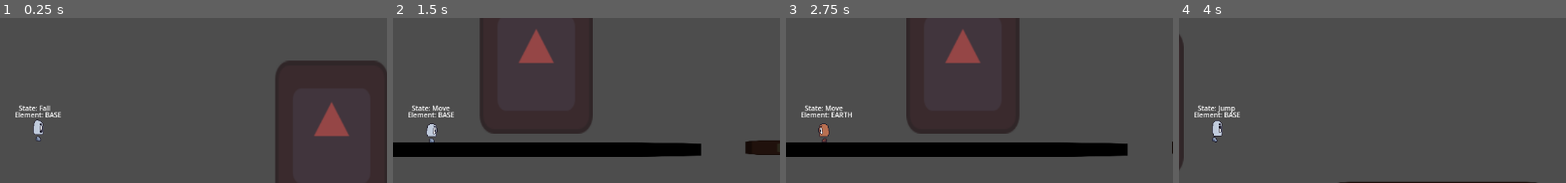
Above: before the commit, frames 1-4 (left to right).
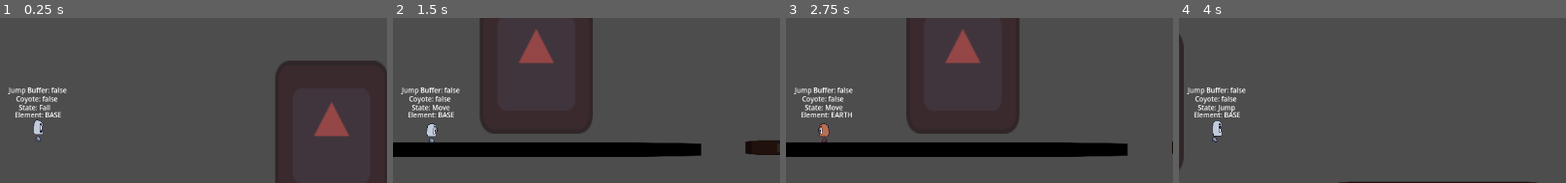
Above: after the commit, the same moments.

Repository: tkm3d1a/Piratesoftware_gamejam15
Game: Godot game, scene res://scenes/levels/proto_level.tscn
The game is run twice, just before and just after one commit, with the same random seed, the same clock (stepped at 60 frames per second) and the same inputs. The engine's default icon, where the game draws it, is replaced by a stand-in: a white triangle on a blue panel in a dark square.
Inputs:
- Up to frame 1 (0.25 s): no input
- Up to frame 2 (1.5 s): hold D (move_right) from 0.53 s (still down); tap Space (jump) at 0.6, 0.77, 1.07 s; tap S (transform_base) at 1.35 s
- Up to frame 3 (2.75 s): tap Space (jump) at 1.52, 1.55, 1.82, 2.3 s; release D (move_right) at 2.03 s; hold A (move_left) from 2.03 s (still down); hold Q (transform_earth) from 2.03 s (still down)
- Up to frame 4 (4 s): release A (move_left) at 2.78 s; release Q (transform_earth) at 2.78 s; hold D (move_right) from 2.78 s (still down); tap Space (jump) at 2.85, 3.02, 3.32, 3.77, 3.8 s; hold S (transform_base) from 3.53 s (still down)
The pictures show only the part of the screen within x 45-95%, y 28-78%; the shares and areas given below are measured in that part.

The runs differ from the first frame. In frame 1, 0.7% of the frame differs, in the area x 2-18%, y 42-57%; in frame 2, 0.8%; in frame 3, 0.8%; in frame 4, 0.7%.

Commit message:
Added Coyote Timer

Diff:
--- a/scenes/characters/player/player.tscn
+++ b/scenes/characters/player/player.tscn
@@ -12,6 +12,21 @@
 [sub_resource type="RectangleShape2D" id="RectangleShape2D_her8j"]
 size = Vector2(18, 29)
 
+[sub_resource type="Animation" id="Animation_l6ll7"]
+length = 0.001
+tracks/0/type = "value"
+tracks/0/imported = false
+tracks/0/enabled = true
+tracks/0/path = NodePath("Sprite2D:frame")
+tracks/0/interp = 1
+tracks/0/loop_wrap = true
+tracks/0/keys = {
+"times": PackedFloat32Array(0),
+"transitions": PackedFloat32Array(1),
+"update": 1,
+"values": [8]
+}
+
 [sub_resource type="Animation" id="Animation_7eaxf"]
 resource_name = "fall"
 length = 0.10001
@@ -66,6 +81,24 @@
 
 [sub_resource type="Animation" id="Animation_u57uv"]
 resource_name = "move"
+
+[sub_resource type="Animation" id="Animation_jabcs"]
+resource_name = "run"
+length = 0.380957
+loop_mode = 1
+step = 0.047619
+tracks/0/type = "value"
+tracks/0/imported = false
+tracks/0/enabled = true
+tracks/0/path = NodePath("Sprite2D:frame")
+tracks/0/interp = 1
+tracks/0/loop_wrap = true
+tracks/0/keys = {
+"times": PackedFloat32Array(0, 0.047619, 0.0952381, 0.142857, 0.190476, 0.238095, 0.285714, 0.333333),
+"transitions": PackedFloat32Array(1, 1, 1, 1, 1, 1, 1, 1),
+"update": 1,
+"values": [9, 10, 11, 12, 13, 14, 15, 16]
+}
 
 [sub_resource type="Animation" id="Animation_b2g7q"]
 resource_name = "transform_earth"
@@ -80,39 +113,6 @@
 
 [sub_resource type="Animation" id="Animation_2j10c"]
 resource_name = "transform_wind"
-
-[sub_resource type="Animation" id="Animation_jabcs"]
-resource_name = "run"
-length = 0.380957
-loop_mode = 1
-step = 0.047619
-tracks/0/type = "value"
-tracks/0/imported = false
-tracks/0/enabled = true
-tracks/0/path = NodePath("Sprite2D:frame")
-tracks/0/interp = 1
-tracks/0/loop_wrap = true
-tracks/0/keys = {
-"times": PackedFloat32Array(0, 0.047619, 0.0952381, 0.142857, 0.190476, 0.238095, 0.285714, 0.333333),
-"transitions": PackedFloat32Array(1, 1, 1, 1, 1, 1, 1, 1),
-"update": 1,
-"values": [9, 10, 11, 12, 13, 14, 15, 16]
-}
-
-[sub_resource type="Animation" id="Animation_l6ll7"]
-length = 0.001
-tracks/0/type = "value"
-tracks/0/imported = false
-tracks/0/enabled = true
-tracks/0/path = NodePath("Sprite2D:frame")
-tracks/0/interp = 1
-tracks/0/loop_wrap = true
-tracks/0/keys = {
-"times": PackedFloat32Array(0),
-"transitions": PackedFloat32Array(1),
-"update": 1,
-"values": [8]
-}
 
 [sub_resource type="AnimationLibrary" id="AnimationLibrary_e66e3"]
 _data = {
@@ -182,13 +182,7 @@
 
 [node name="Camera2D" type="Camera2D" parent="."]
 
-[node name="DEBUG_state" type="Label" parent="."]
-offset_left = -29.0
-offset_top = -59.0
-offset_right = 25.0
-offset_bottom = -36.0
-theme_override_font_sizes/font_size = 10
-text = "State: <<>>"
+[node name="CoyoteTimer" type="Timer" parent="."]
 
 [node name="DEBUG_transform" type="Label" parent="."]
 offset_left = -35.0
@@ -197,3 +191,27 @@
 offset_bottom = -26.0
 theme_override_font_sizes/font_size = 10
 text = "Element: <<>>"
+
+[node name="DEBUG_state" type="Label" parent="."]
+offset_left = -29.0
+offset_top = -60.0
+offset_right = 25.0
+offset_bottom = -37.0
+theme_override_font_sizes/font_size = 10
+text = "State: <<>>"
+
+[node name="DEBUG_coyote" type="Label" parent="."]
+offset_left = -33.0
+offset_top = -73.0
+offset_right = 29.0
+offset_bottom = -50.0
+theme_override_font_sizes/font_size = 10
+text = "Coyote: <<>>"
+
+[node name="DEBUG_jump_buffer" type="Label" parent="."]
+offset_left = -44.0
+offset_top = -86.0
+offset_right = 43.0
+offset_bottom = -63.0
+theme_override_font_sizes/font_size = 10
+text = "Jump Buffer: <<>>"
--- a/scripts/characters/player.gd
+++ b/scripts/characters/player.gd
@@ -1,8 +1,10 @@
 class_name Player extends CharacterBody2D
 
 @export_group("Movement")
-@export var speed = 300.0
-@export var jump_velocity = 400.0
+@export var speed := 300.0
+@export var jump_velocity := 400.0
+@export var jump_buffer_timer := 0.1
+@export var coyote_wait_timer := 0.1
 
 @export_group("Transformations")
 @export var current_transform_state: Transform_State = Transform_State.BASE
@@ -15,15 +17,23 @@
 @onready var state_machine: StateMachine = get_node("StateMachine")
 @onready var anim_player_node: AnimationPlayer = get_node("AnimationPlayer")
 @onready var sprite_node: Sprite2D = get_node("Sprite2D")
+@onready var coyote_timer_node: Timer = get_node("CoyoteTimer")
+
+var jump_buffer_active := false
+var coyote_buffer_active := false
+var can_jump := true
+var can_transform := true
+var gravity: int = ProjectSettings.get_setting("physics/2d/default_gravity")
 
 # Debug things
 @onready var DEBUG_state_label: Label = get_node("DEBUG_state")
 var base_state_string: String = "State: "
 @onready var DEBUG_transform_label: Label = get_node("DEBUG_transform")
 var base_transform_string: String = "Element: "
-
-var can_transform: bool = true
-var gravity: int = ProjectSettings.get_setting("physics/2d/default_gravity")
+@onready var DEBUG_c_label: Label = get_node("DEBUG_coyote")
+var base_c_string: String = "Coyote: "
+@onready var DEBUG_j_buffer_label: Label = get_node("DEBUG_jump_buffer")
+var base_jb_string: String = "Jump Buffer: "
 
 enum Transform_State {
 	BASE,
@@ -36,7 +46,13 @@
 func _ready() -> void:
 	# speed = speed * 100
 	d_update_transform_label(Transform_State.keys()[current_transform_state])
+	d_update_c_label(coyote_buffer_active)
+	d_update_jb_label(jump_buffer_active)
 	state_machine.init(self)
+
+	coyote_timer_node.wait_time = coyote_wait_timer
+	coyote_timer_node.one_shot = true
+	coyote_timer_node.timeout.connect(on_coyote_timer_timeout)
 
 func _physics_process(delta: float) -> void:
 	state_machine.process_physics(delta)
@@ -77,6 +93,15 @@
 		_:
 			print("Default transform match case")
 
+func start_coyote_timer() -> void:
+	coyote_buffer_active = true
+	d_update_c_label(coyote_buffer_active)
+	coyote_timer_node.start()
+
+func on_coyote_timer_timeout() -> void:
+	coyote_buffer_active = false
+	d_update_c_label(coyote_buffer_active)
+
 ##############################################################
 # Debug only functions
 
@@ -85,3 +110,9 @@
 
 func d_update_transform_label(element: String) -> void:
 	DEBUG_transform_label.text = base_transform_string + element
+
+func d_update_c_label(c_timer_bool: bool) -> void:
+	DEBUG_c_label.text = base_c_string + str(c_timer_bool)
+
+func d_update_jb_label(jb_active_bool: bool) -> void:
+	DEBUG_j_buffer_label.text = base_jb_string + str(jb_active_bool)
--- a/scripts/characters/player_states/fall.gd
+++ b/scripts/characters/player_states/fall.gd
@@ -5,9 +5,11 @@
 
 func enter() -> void:
 	super()
+	parent.can_jump = false
 
 func exit() -> void:
 	super()
+	parent.can_jump = true
 
 func process_physics(delta: float) -> State:
 	parent.velocity.y += gravity * delta
--- a/scripts/characters/player_states/idle.gd
+++ b/scripts/characters/player_states/idle.gd
@@ -21,7 +21,7 @@
 	return null
 
 func process_input(_event: InputEvent) -> State:
-	if Input.is_action_just_pressed("jump") and parent.is_on_floor():
+	if Input.is_action_just_pressed("jump") and (parent.is_on_floor() or parent.can_jump):
 		return jump_state
 	if Input.is_action_just_pressed("move_left") or Input.is_action_just_pressed("move_right"):
 		return move_state
--- a/scripts/characters/player_states/move.gd
+++ b/scripts/characters/player_states/move.gd
@@ -17,7 +17,9 @@
 		return idle_state
 
 	if not parent.is_on_floor():
-		return fall_state
+		parent.start_coyote_timer()
+		if not parent.coyote_buffer_active:
+			return fall_state
 
 	parent.velocity.x = movement
 	parent.sprite_node.flip_h = movement < 0
@@ -28,7 +30,7 @@
 	return null
 
 func process_input(_event: InputEvent) -> State:
-	if Input.is_action_just_pressed("jump") and parent.is_on_floor():
+	if Input.is_action_just_pressed("jump") and (parent.is_on_floor() or parent.can_jump):
 		return jump_state
 
 	if Input.is_action_just_pressed("transform_earth") and parent.can_transform:
